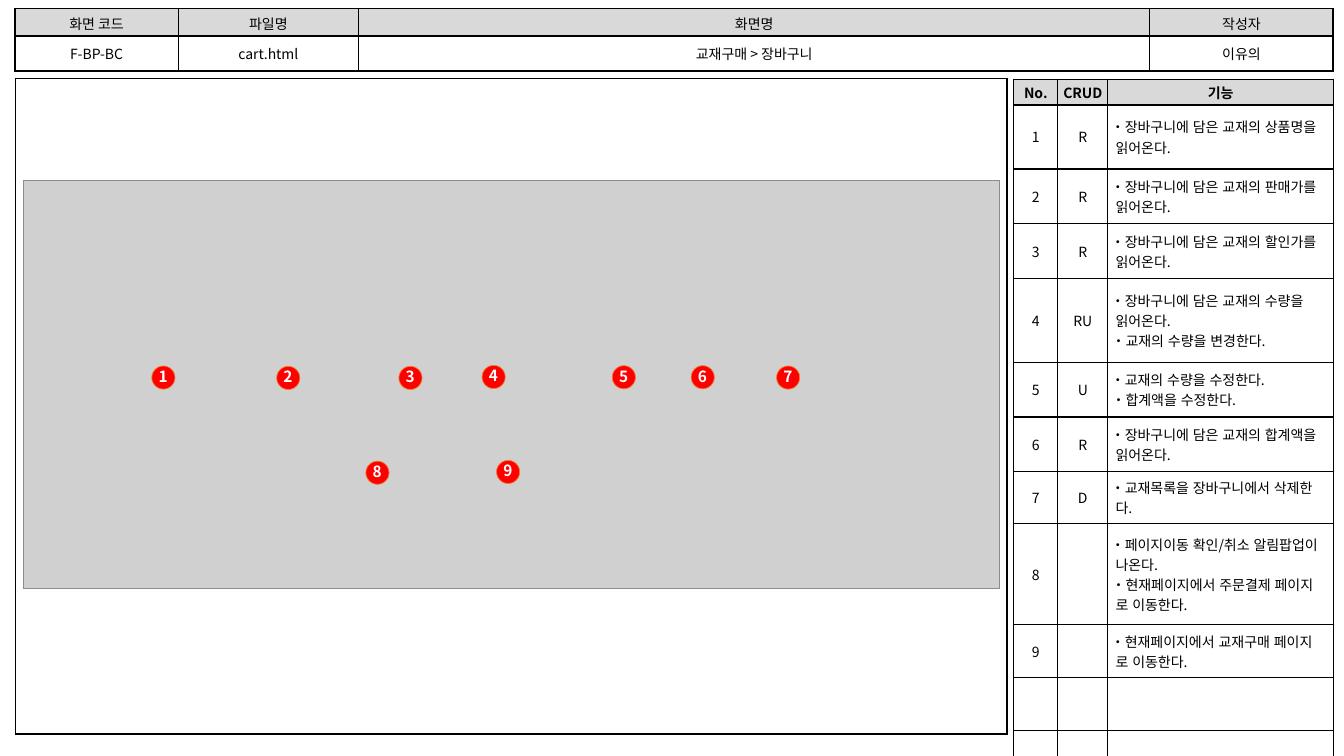
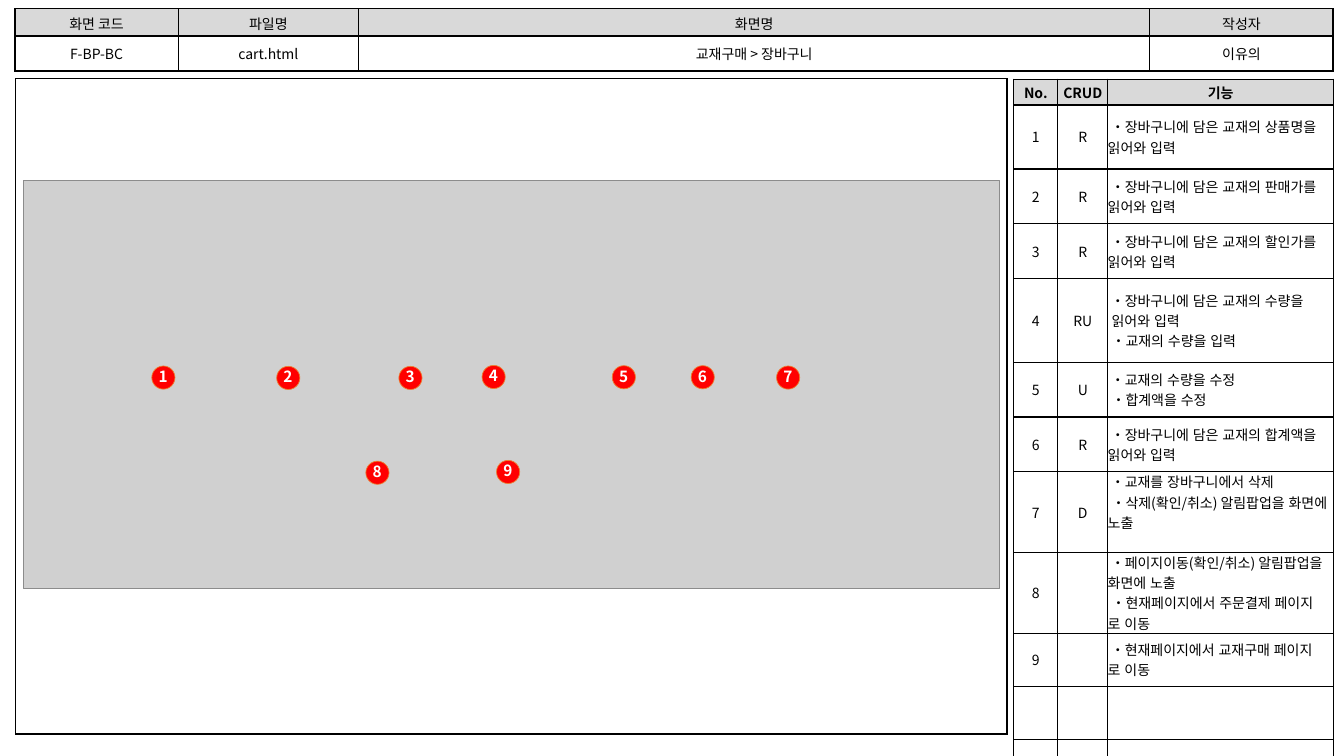
Before and after one commit to index506/cosmo6th_3thGroup, a slide deck: slide 2 of 3rd_Project/Member/Lee/기능,화면,테스트 문서/3th_Project_화면 설계도(이유의).pptx. Drawn at 1344x756 pixels with LibreOffice and Linux fonts; fonts in the diff are those of the drawing; grey boxes stand for pictures. Boxes give left, top, right and bottom in pixels: in the first picture for what was removed or moved away, otherwise in the second. Text is boxed around its words. In the diff, an @@ line names an element or a change of style, - is before the commit and + after.

```diff
--- a/3rd_Project/Member/Lee/기능,화면,테스트 문서/3th_Project_화면 설계도(이유의).pptx
+++ b/3rd_Project/Member/Lee/기능,화면,테스트 문서/3th_Project_화면 설계도(이유의).pptx
@@ table at bbox=[1014, 80, 1335, 750] @@
-row 2, column 3: ・장바구니에 담은 교재의 상품명을 / 읽어온다.
+row 2, column 3: ・장바구니에 담은 교재의 상품명을 읽어와 입력
-row 3, column 3: ・장바구니에 담은 교재의 판매가를 / 읽어온다.
+row 3, column 3: ・장바구니에 담은 교재의 판매가를 읽어와 입력
-row 4, column 3: ・장바구니에 담은 교재의 할인가를 / 읽어온다.
+row 4, column 3: ・장바구니에 담은 교재의 할인가를 읽어와 입력
-row 5, column 3: ・장바구니에 담은 교재의 수량을 / 읽어온다. / ・교재의 수량을 변경한다.
+row 5, column 3: ・장바구니에 담은 교재의 수량을 / 읽어와 입력 / ・교재의 수량을 입력
-row 6, column 3: ・교재의 수량을 수정한다. / ・합계액을 수정한다.
+row 6, column 3: ・교재의 수량을 수정 / ・합계액을 수정
-row 7, column 3: ・장바구니에 담은 교재의 합계액을 / 읽어온다.
+row 7, column 3: ・장바구니에 담은 교재의 합계액을 읽어와 입력
-row 8, column 3: ・교재목록을 장바구니에서 삭제한 / 다.
+row 8, column 3: ・교재를 장바구니에서 삭제 / ・삭제(확인/취소) 알림팝업을 화면에 노출
-row 9, column 3: ・페이지이동 확인/취소 알림팝업이 / 나온다. / ・현재페이지에서 주문결제 페이지 / 로 이동한다.
+row 9, column 3: ・페이지이동(확인/취소) 알림팝업을 화면에 노출 / ・현재페이지에서 주문결제 페이지 / 로 이동
-row 10, column 3: ・현재페이지에서 교재구매 페이지 / 로 이동한다.
+row 10, column 3: ・현재페이지에서 교재구매 페이지 / 로 이동
```
Also in this commit, not shown: 8 other slides changed, 7 other files.
